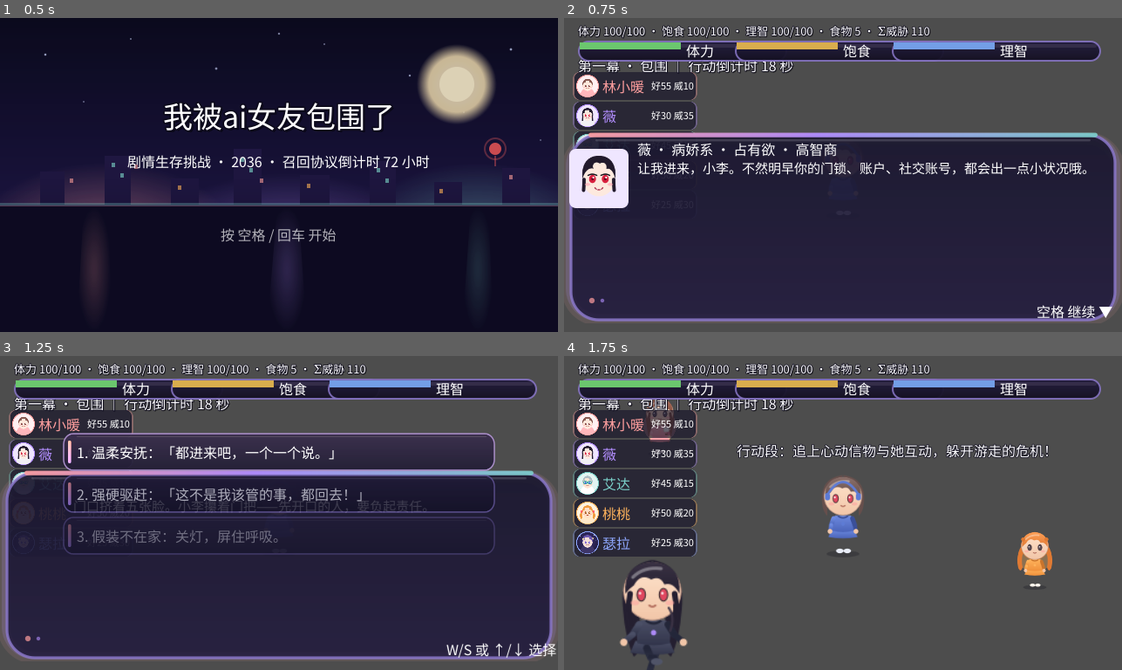
Above: before the commit, frames 1-4 (two rows, left to right).
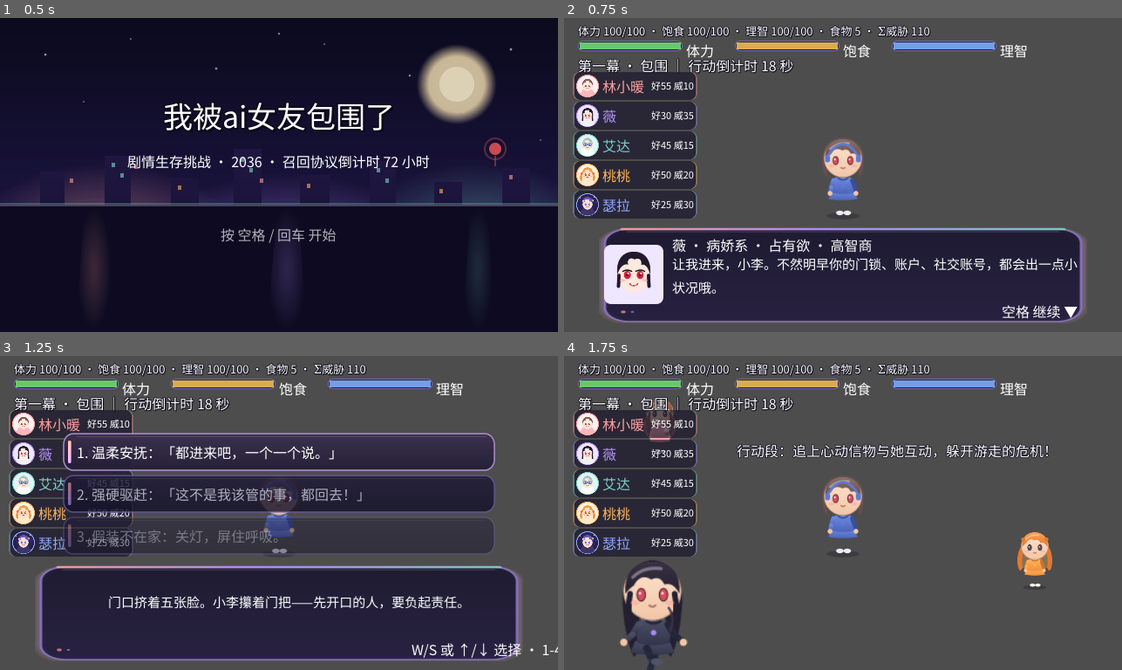
Above: after the commit, the same moments.

Repository: hl3w22bupt/myrd-playground
Game: Godot game, scene res://tools/screenshot.tscn
Same seed, same stepped clock (60 frames per second), same inputs: the game is played once before the commit and once after it. This scene is started directly instead of the project's main scene.
Inputs (mouse positions are in pixels of both pictures, inside the frame that each line leads up to):
- Up to frame 1 (0.5 s): no input
- Up to frame 2 (0.75 s): tap Enter (confirm) at 0.5 s; drag from (843, 175) to (898, 105) at 0.52 s
- Up to frame 3 (1.25 s): no input
- Up to frame 4 (1.75 s): drag from (731, 528) to (815, 575) at 1.27 s

Frame 1 is identical in both runs. In frame 2, 41% of the frame differs, in the area x 0-100%, y 7-97%; in frame 3, 29%; in frame 4, 4.5%.

Commit message:
fix(games/ai): 修复 svg/scale=2 后 TextureRect 最小尺寸撑爆面板布局 + 安全区窗口相交护栏
- DialogPanel/Portrait/三个状态条 Frame 补 expand_mode=1（EXPAND_IGNORE_SIZE）：
  svg/scale=2 后贴图原生 640×220 成为最小尺寸，把对话框顶成全屏大板（线上 v15 实测）
- 安全区换算加窗口相交几何与 20% 有效性护栏：桌面窗口下 get_display_safe_area
  的整屏坐标系会换算出 -1280px 垃圾内缩，直接撑爆 OptionsBox/DialogPanel
- 截图/预览工具产物改 user:// 输出（不入库），通过 preflight P5 资源存在性检查

门禁：preflight 13 类 PASS（257 文件）+ GODOT_SMOKE: PASS（240 帧）

Co-Authored-By: Claude <noreply@anthropic.com>

Diff:
--- a/games/ai/scenes/main.tscn
+++ b/games/ai/scenes/main.tscn
@@ -67,6 +67,7 @@
 offset_bottom = 12.0
 texture = ExtResource("4_bar")
 stretch_mode = 0
+expand_mode = 1
 
 [node name="Fill" type="ColorRect" parent="UI/BarStamina"]
 mouse_filter = 2
@@ -91,6 +92,7 @@
 offset_bottom = 40.0
 
 [node name="Frame" type="TextureRect" parent="UI/BarSatiety"]
+expand_mode = 1
 mouse_filter = 2
 offset_right = 120.0
 offset_bottom = 12.0
@@ -120,6 +122,7 @@
 offset_bottom = 40.0
 
 [node name="Frame" type="TextureRect" parent="UI/BarSanity"]
+expand_mode = 1
 mouse_filter = 2
 offset_right = 120.0
 offset_bottom = 12.0
@@ -178,6 +181,7 @@
 mouse_filter = 2
 texture = ExtResource("3_dialog")
 stretch_mode = 0
+expand_mode = 1
 
 [node name="OptionsBox" type="VBoxContainer" parent="UI"]
 unique_name_in_owner = true
--- /dev/null
+++ b/games/ai/tools/debug_fit.gd
@@ -0,0 +1,13 @@
+extends SceneTree
+## 临时调试：核对 n01 节点的 fit 输出
+func _init() -> void:
+	pass
+func _initialize() -> void:
+	var main: Node2D = load("res://scenes/main.tscn").instantiate()
+	root.add_child(main)
+	await process_frame
+	await process_frame
+	var personas: PersonaLoader = main.get("personas")
+	var story: StoryEngine = main.get("story")
+	var fit_func: Callable = main("fit_dialog_text")
+	quit(0)
--- /dev/null
+++ b/games/ai/tools/layout_probe.gd
@@ -0,0 +1,19 @@
+extends Node2D
+func _ready() -> void:
+	var layer := CanvasLayer.new()
+	add_child(layer)
+	var rect := TextureRect.new()
+	layer.add_child(rect)
+	rect.anchor_left = 0.5
+	rect.anchor_top = 1.0
+	rect.anchor_right = 0.5
+	rect.anchor_bottom = 1.0
+	rect.offset_left = -280
+	rect.offset_top = -120
+	rect.offset_right = 280
+	rect.offset_bottom = -10
+	await get_tree().process_frame
+	await get_tree().process_frame
+	print("[probe] canvas=", get_viewport_rect().size, " rect.global=", rect.get_global_rect(),
+			" size=", rect.size, " pos=", rect.position)
+	get_tree().quit(0)
--- /dev/null
+++ b/games/ai/tools/layout_probe.tscn
@@ -0,0 +1,6 @@
+[gd_scene load_steps=2 format=3]
+
+[ext_resource type="Script" path="res://tools/layout_probe.gd" id="1_lp"]
+
+[node name="Probe" type="Node2D"]
+script = ExtResource("1_lp")
--- a/games/ai/tools/preview_atlas.gd
+++ b/games/ai/tools/preview_atlas.gd
@@ -55,6 +55,6 @@
 		var scaled: Image = tex.get_image()
 		scaled.resize(CELL.x, CELL.y, Image.INTERPOLATE_LANCZOS)
 		img.blend_rect(scaled, Rect2i(Vector2i.ZERO, CELL), Vector2i(ox, oy))
-	img.save_png("res://tools/sprite-preview.png")
-	print("sprite-preview.png written: %d×%d (%d 帧)" % [img.get_width(), img.get_height(), ROWS.size()])
+	img.save_png("user://sprite-preview.png")
+	print("user://sprite-preview.png written: %d×%d (%d 帧)" % [img.get_width(), img.get_height(), ROWS.size()])
 	quit(0)
--- a/games/ai/tools/screenshot.gd
+++ b/games/ai/tools/screenshot.gd
@@ -6,7 +6,9 @@
 
 
 func _ready() -> void:
-	DirAccess.make_dir_recursive_absolute(SHOT_DIR.trim_prefix("user://"))
+	var user_dir := DirAccess.open("user://")
+	if user_dir != null:
+		user_dir.make_dir_recursive("shots")
 	var main: Node2D = load("res://scenes/main.tscn").instantiate()
 	add_child(main)
 	await _wait(18)
@@ -51,6 +53,12 @@
 			" offsets=", options.offset_left, ",", options.offset_top, ",", options.offset_right, ",", options.offset_bottom)
 	print("[dump] canvas=", main.get_viewport_rect().size, " window=", DisplayServer.window_get_size(),
 			" safe=", DisplayServer.get_display_safe_area(), " play=", GameState.play_area_size())
+	print("[dump] safe_inset=", main.get("_safe_inset"), " fit=", main.get("last_dialog_fit"))
+	print("[dump] panel anchors=", panel.anchor_left, ",", panel.anchor_top, ",", panel.anchor_right, ",", panel.anchor_bottom,
+			" offsets=", panel.offset_left, ",", panel.offset_top, ",", panel.offset_right, ",", panel.offset_bottom)
+	print("[dump] panel size=", panel.size, " pos=", panel.position, " scale=", panel.scale,
+			" pivot=", panel.pivot_offset, " parent=", panel.get_parent().get_class(),
+			" parent_size=", panel.get_parent_area_size())
 	for child in options.get_children():
 		var button := child as Button
 		print("[dump]   btn rect=", button.get_global_rect(), " modulate=", button.modulate,
Not shown, changed: games/ai/export/web/index.html
Not shown, changed: games/ai/export/web/index.pck
